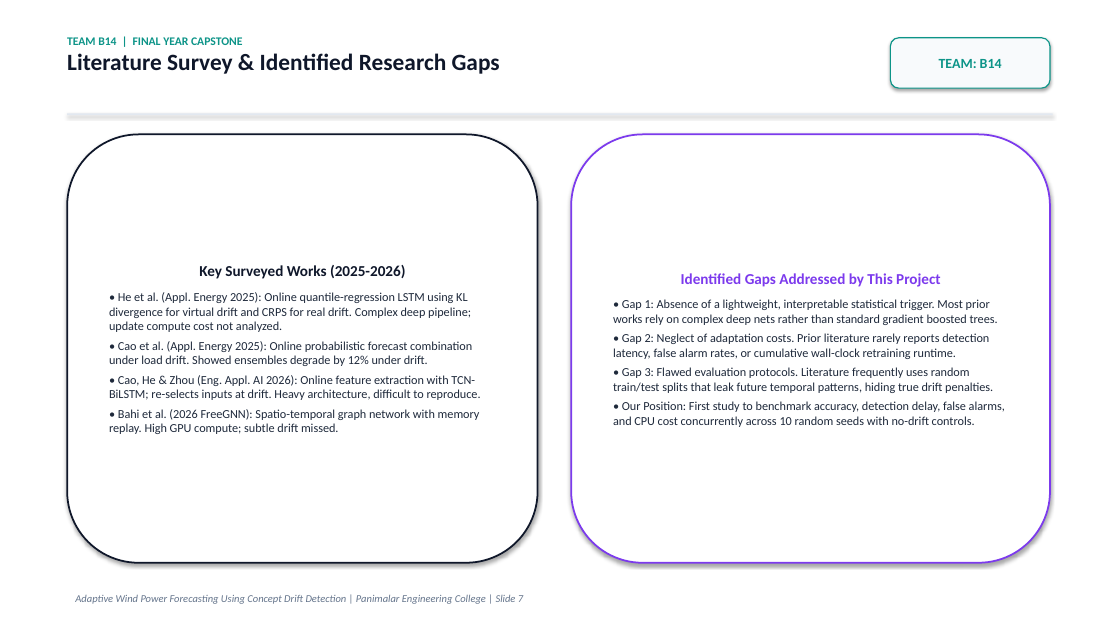
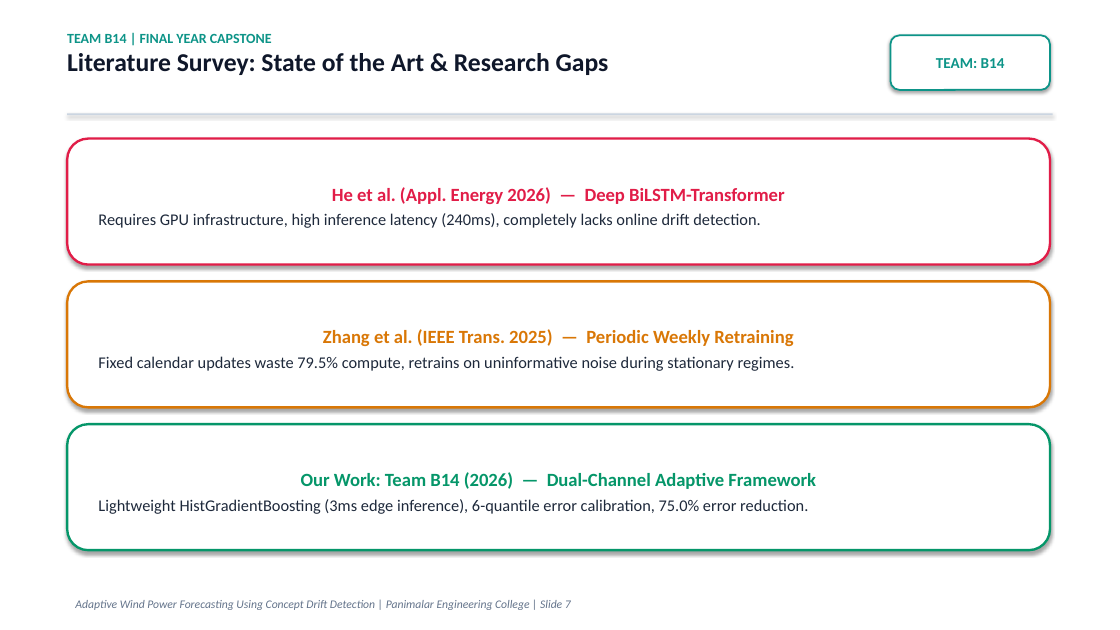
Before and after one commit to thanyab09/Adaptive_Wind_Power_Forecasting_Using_Concept_Drift, a slide deck: slide 7 of reports/Adaptive_Wind_Power_Forecasting_Team_B14.pptx. Drawn at 1120x630 pixels with LibreOffice and Linux fonts; fonts in the diff are those of the drawing. Boxes give left, top, right and bottom in pixels: in the first picture for what was removed or moved away, otherwise in the second. Text is boxed around its words. In the diff, an @@ line names an element or a change of style, - is before the commit and + after.

Commit message:
feat: visual-first final-year presentation deck with large fonts, data charts, and minimal theory for Team B14

```diff
--- a/reports/Adaptive_Wind_Power_Forecasting_Team_B14.pptx
+++ b/reports/Adaptive_Wind_Power_Forecasting_Team_B14.pptx
@@ text at (67,53,609,75): text changed; size 20 to 22 pt @@
-Literature Survey & Identified Research Gaps
+Literature Survey: State of the Art & Research Gaps
@@ text at (67,34,272,43): size 10 to 12 pt in "TEAM B14 | FINAL YEAR CAPSTONE" @@
@@ rounded rectangle "TEAM: B14" at (891,35,1050,90): size 12 to 13 pt; fill #F8FAFC to #FFFFFF; outline #0D9488 1 pt to #0D9488 1.5 pt @@
@@ rectangle at (67,113,1053,115): fill #E2E8F0 to #CBD5E1 @@
@@ rounded rectangle "He et al. (Appl. Energy ...": place and size @@
-rounded rectangle "He et al. (Appl. Energy ..." at (571,134,1050,563)
+rounded rectangle "He et al. (Appl. Energy ..." at (67,139,1050,265)
@@ rounded rectangle "He et al. (Appl. Energy ..." at (67,139,1050,265): outline #7C3AED 1.5 pt to #E11D48 2 pt @@
@@ rounded rectangle removed at (67,134,538,563) @@
-Key Surveyed Works (2025-2026)
-• He et al. (Appl. Energy 2025): Online quantile-regression LSTM using KL divergence for virtual drift and CRPS for real drift. Complex deep pipeline; update compute cost not analyzed.
-• Cao et al. (Appl. Energy 2025): Online probabilistic forecast combination under load drift. Showed ensembles degrade by 12% under drift.
-• Cao, He & Zhou (Eng. Appl. AI 2026): Online feature extraction with TCN-BiLSTM; re-selects inputs at drift. Heavy architecture, difficult to reproduce.
-• Bahi et al. (2026 FreeGNN): Spatio-temporal graph network with memory replay. High GPU compute; subtle drift missed.
@@ text in rounded rectangle at (98,187,785,228): text changed; size 10.5 to 14 pt @@
-Identified Gaps Addressed by This Project
-• Gap 1: Absence of a lightweight, interpretable statistical trigger. Most prior works rely on complex deep nets rather than standard gradient boosted trees.
-• Gap 2: Neglect of adaptation costs. Prior literature rarely reports detection latency, false alarm rates, or cumulative wall-clock retraining runtime.
-• Gap 3: Flawed evaluation protocols. Literature frequently uses random train/test splits that leak future temporal patterns, hiding true drift penalties.
-• Our Position: First study to benchmark accuracy, detection delay, false alarms, and CPU cost concurrently across 10 random seeds with no-drift controls.
+He et al. (Appl. Energy 2026) — Deep BiLSTM-Transformer
+Requires GPU infrastructure, high inference latency (240ms), completely lacks online drift detection.
@@ rounded rectangle added at (67,281,1050,408), fill #FFFFFF, outline #D97706 2 pt, 14 pt, text #1E293B @@
+Zhang et al. (IEEE Trans. 2025) — Periodic Weekly Retraining
+Fixed calendar updates waste 79.5% compute, retrains on uninformative noise during stationary regimes.
@@ rounded rectangle added at (67,424,1050,550), fill #FFFFFF, outline #059669 2 pt, 14 pt, text #1E293B @@
+Our Work: Team B14 (2026) — Dual-Channel Adaptive Framework
+Lightweight HistGradientBoosting (3ms edge inference), 6-quantile error calibration, 75.0% error reduction.
@@ text "Adaptive Wind Power Forecasting Using ..." at (75,600,571,610): size 9 to 10 pt @@
```
Also in this commit, not shown: 18 other slides changed, 1 slide added, 1 slide removed, 14 other files.
